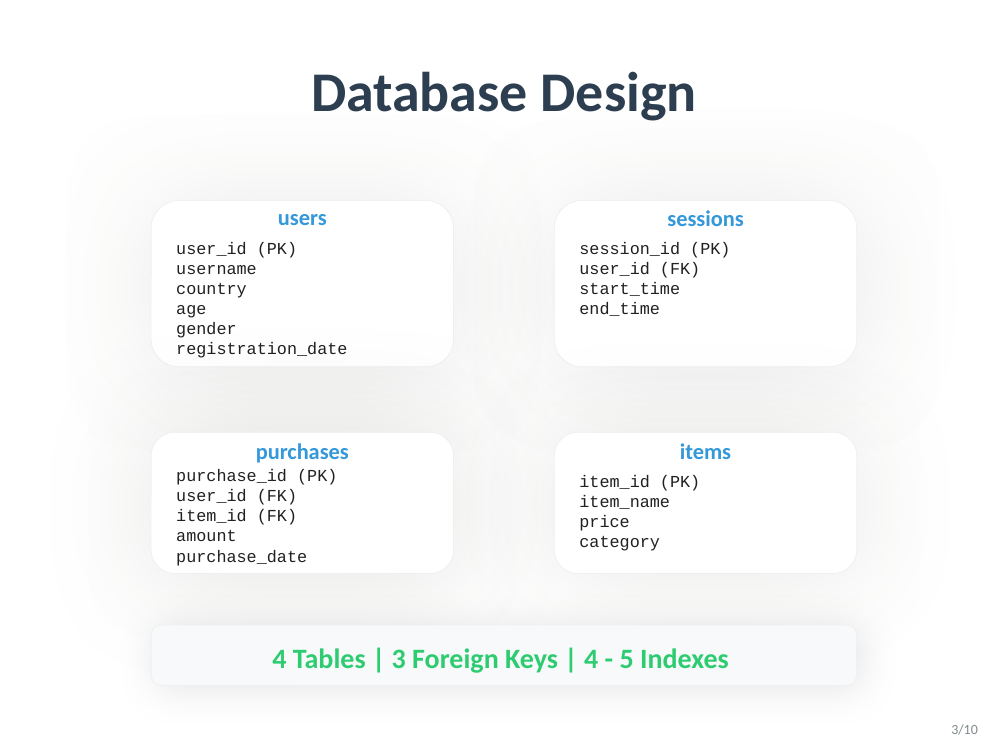
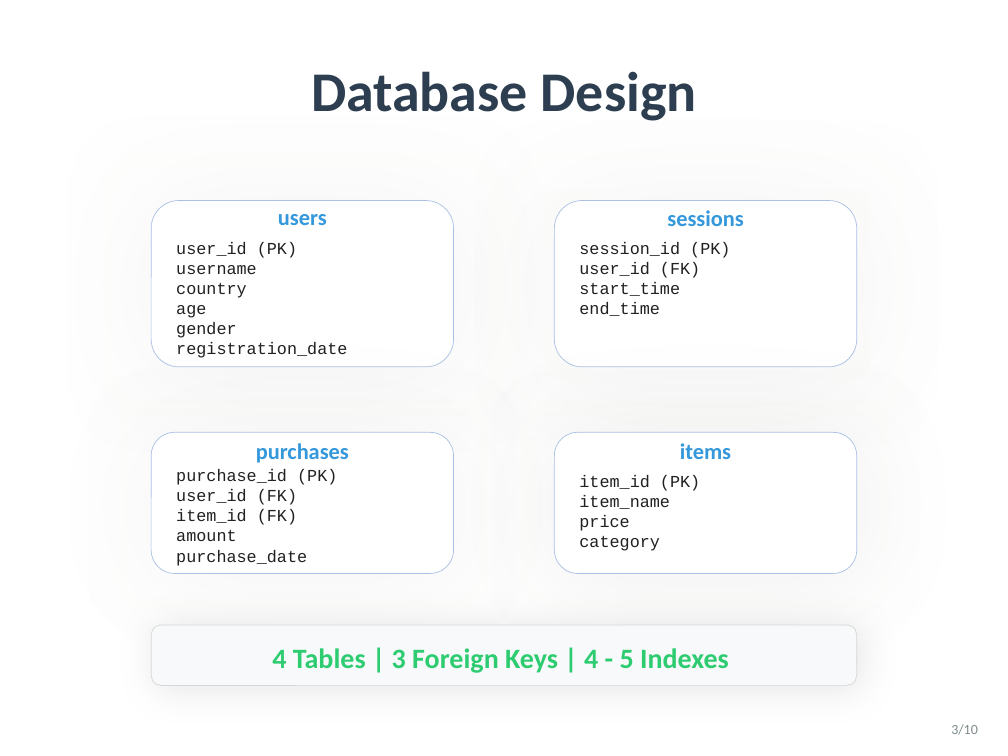
Before and after one commit to yiwei79/GameData_Analysis_Projects, a slide deck: slide 3 of Delivery 1 KPIs/Deliverables/Game_Analytics_Presentation.pptx. Drawn at 1008x756 pixels with LibreOffice and Linux fonts; fonts in the diff are those of the drawing. Boxes give left, top, right and bottom in pixels: in the first picture for what was removed or moved away, otherwise in the second. Text is boxed around its words. In the diff, an @@ line names an element or a change of style, - is before the commit and + after.

```diff
--- a/Delivery 1 KPIs/Deliverables/Game_Analytics_Presentation.pptx
+++ b/Delivery 1 KPIs/Deliverables/Game_Analytics_Presentation.pptx
@@ rounded rectangle at (x1=554, y1=201, x2=857, y2=367): outline #ECF0F1 0.5 pt to #ABC0E4 0.5 pt; shadow off @@
@@ outline #ECF0F1 0.5 pt to #ABC0E4 0.5 pt; shadow changed in 3 elements at (x1=151, y1=201, x2=454, y2=367), (x1=151, y1=432, x2=454, y2=574), (x1=554, y1=432, x2=857, y2=574) @@
@@ rounded rectangle at (x1=151, y1=625, x2=857, y2=685): outline #ECF0F1 0.5 pt to #D7D7D7 0.5 pt @@
```
Also in this commit, not shown: 2 other slides changed, 1 other file.
